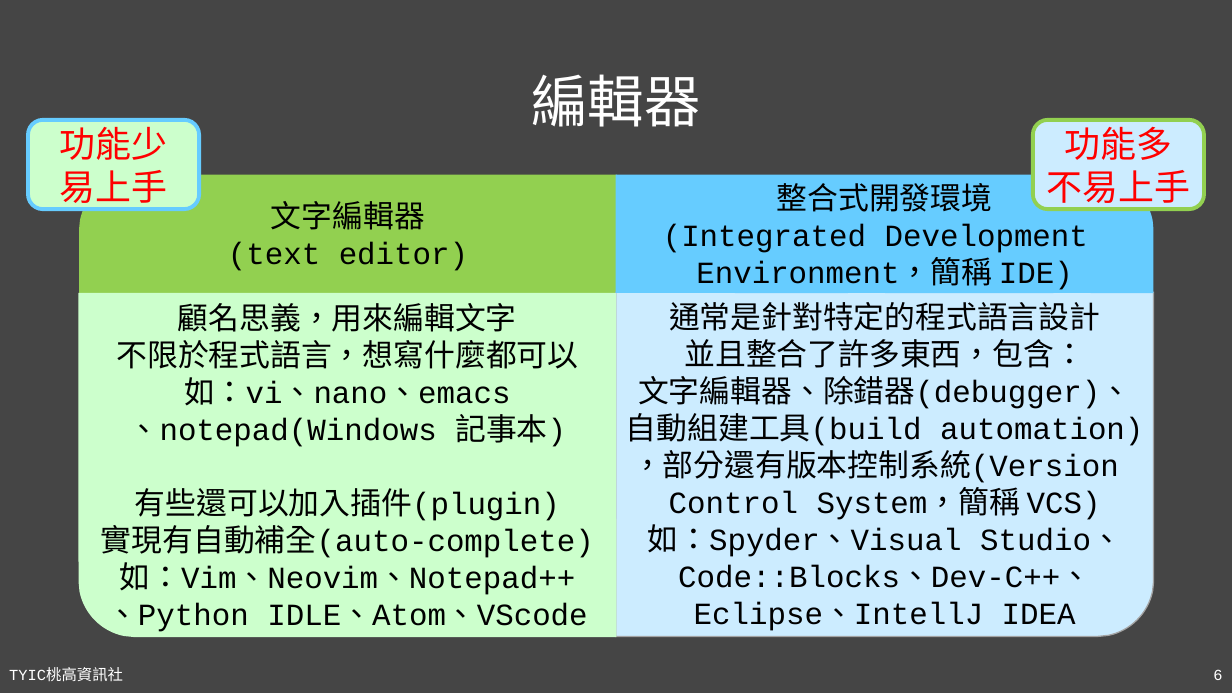
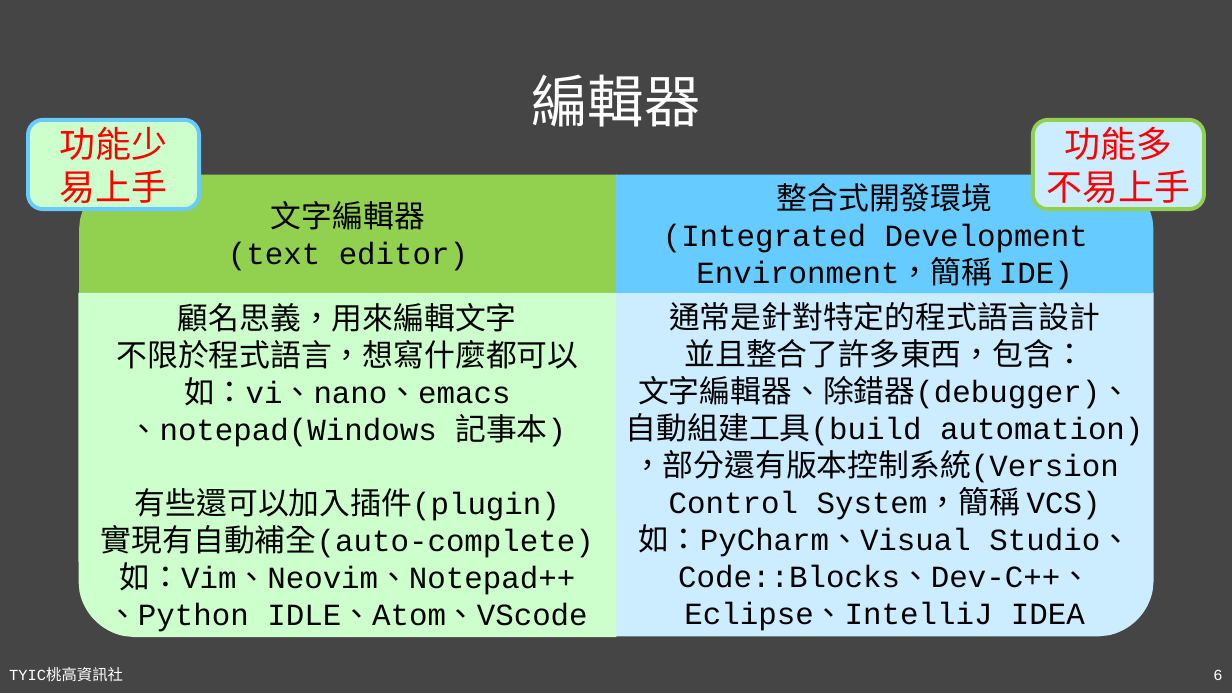
Before and after one commit to TYSHIC/slides, a slide deck: slide 6 of powerpoint/03_編輯器與第一個 Java 程式.pptx. Drawn at 1232x693 pixels with LibreOffice and Linux fonts; fonts in the diff are those of the drawing. Boxes give left, top, right and bottom in pixels: in the first picture for what was removed or moved away, otherwise in the second. Text is boxed around its words. In the diff, an @@ line names an element or a change of style, - is before the commit and + after.

Commit message:
05_IntelliJ IDEA

```diff
--- a/powerpoint/03_編輯器與第一個 Java 程式.pptx
+++ b/powerpoint/03_編輯器與第一個 Java 程式.pptx
@@ freeform shape "通常是針對特定的程式語言設計" at (x1=616, y1=292, x2=1153, y2=637): outline #A3A3A3 1 pt to none @@
@@ text in freeform shape at (x1=638, y1=519, x2=1131, y2=557): text changed @@
-如：Spyder、Visual Studio、
+如：PyCharm、Visual Studio、
@@ text in freeform shape at (x1=684, y1=602, x2=1085, y2=631): text changed @@
-Eclipse、IntellJ IDEA
+Eclipse、IntelliJ IDEA
```
Also in this commit, not shown: 1 other slide changed, 1 slide added, 5 other files.
